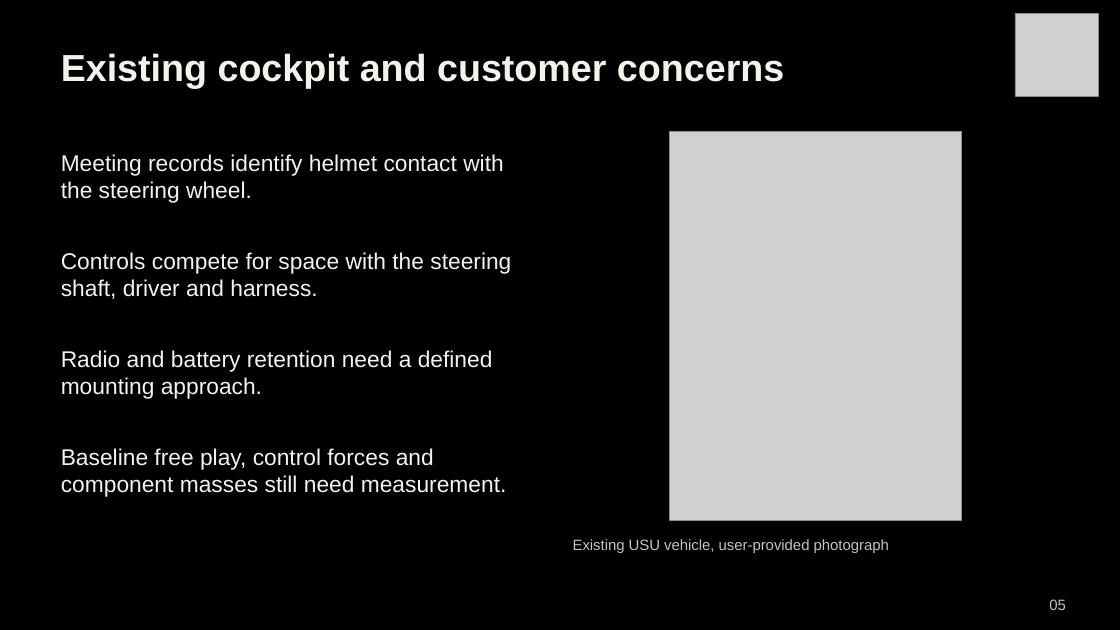
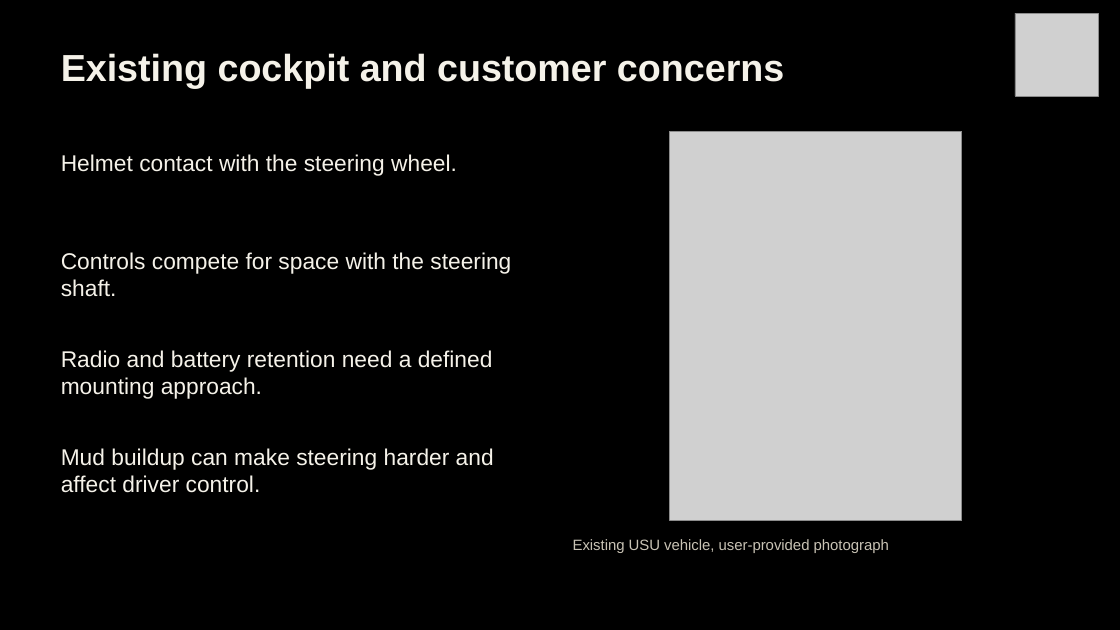
Before and after one commit to Polowater123/Aggie-Baja-Controls-The-A.B.C.-, a slide deck: slide 5 of PDR Draft.pptx. Drawn at 1120x630 pixels with LibreOffice and Linux fonts; fonts in the diff are those of the drawing; grey boxes stand for pictures. Boxes give left, top, right and bottom in pixels: in the first picture for what was removed or moved away, otherwise in the second. Text is boxed around its words. In the diff, an @@ line names an element or a change of style, - is before the commit and + after.

```diff
--- a/PDR Draft.pptx
+++ b/PDR Draft.pptx
@@ text at (61,154,457,176): text changed @@
-Meeting records identify helmet contact with the steering wheel.
+Helmet contact with the steering wheel.
@@ text at (61,252,511,297): text changed @@
-Controls compete for space with the steering shaft, driver and harness.
+Controls compete for space with the steering shaft.
@@ text at (61,448,494,493): text changed @@
-Baseline free play, control forces and component masses still need measurement.
+Mud buildup can make steering harder and affect driver control.
@@ text removed at (1049,599,1066,610) @@
-05
```
Also in this commit, not shown: 37 other slides changed, 2 slides added, 15 slides removed, 1 other file.
